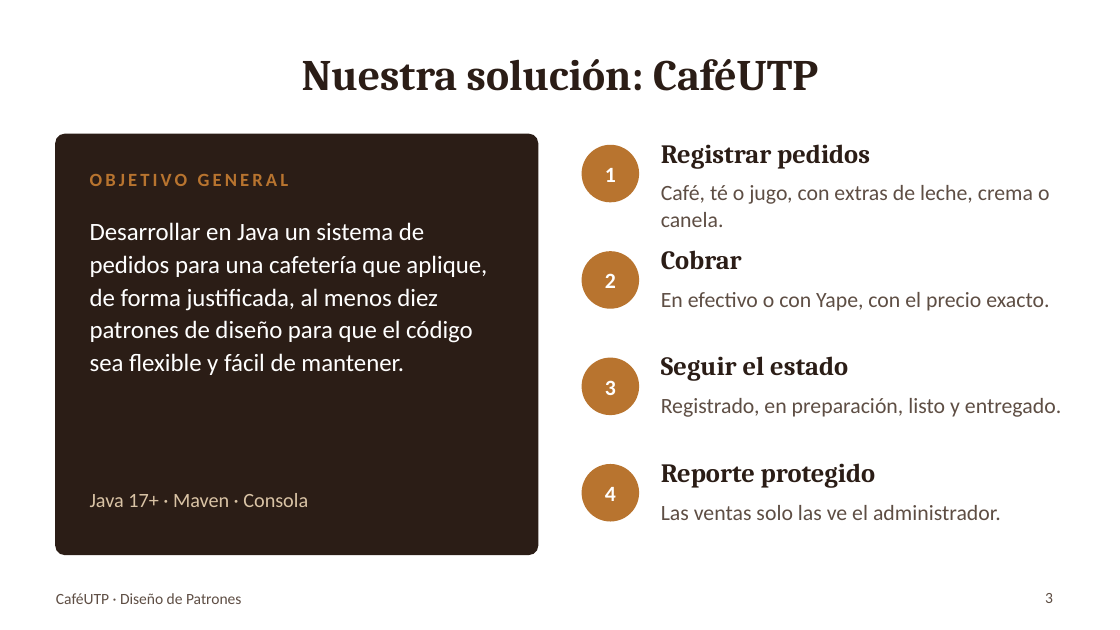
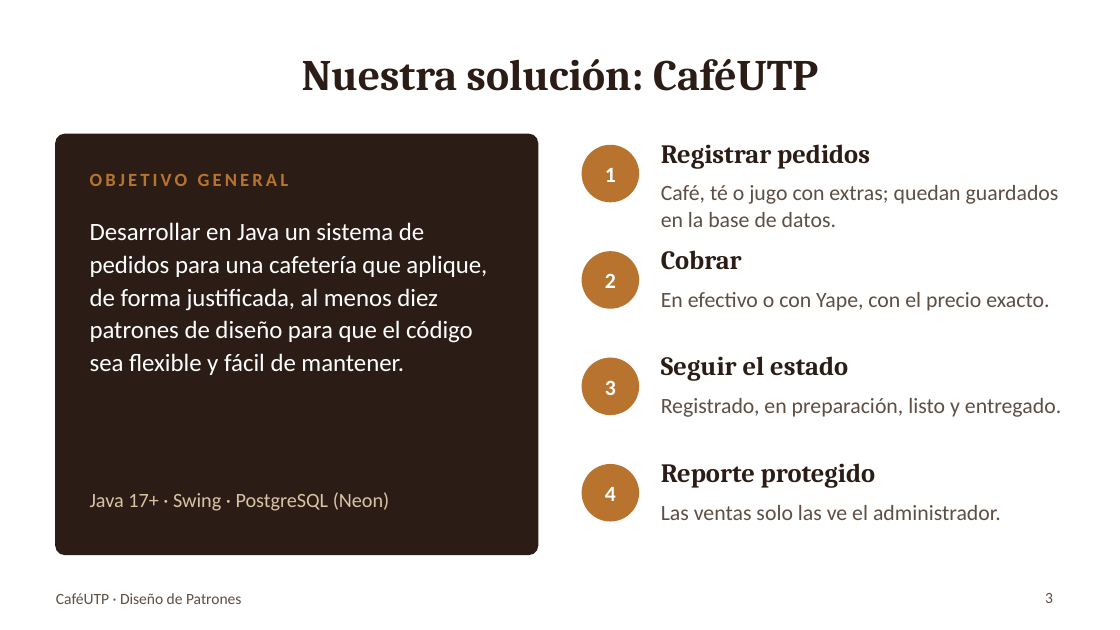
Before and after one commit to gian1475/Patrones_final, a slide deck: slide 3 of entregables/Presentacion_CafeUTP.pptx. Drawn at 1120x630 pixels with LibreOffice and Linux fonts; fonts in the diff are those of the drawing. Boxes give left, top, right and bottom in pixels: in the first picture for what was removed or moved away, otherwise in the second. Text is boxed around its words. In the diff, an @@ line names an element or a change of style, - is before the commit and + after.

```diff
--- a/entregables/Presentacion_CafeUTP.pptx
+++ b/entregables/Presentacion_CafeUTP.pptx
@@ text at box(661, 185, 1059, 227): text changed @@
-Café, té o jugo, con extras de leche, crema o canela.
+Café, té o jugo con extras; quedan guardados en la base de datos.
@@ text at box(90, 492, 390, 511): text changed @@
-Java 17+ · Maven · Consola
+Java 17+ · Swing · PostgreSQL (Neon)
```
Also in this commit, not shown: 13 other slides changed, 18 other files.
